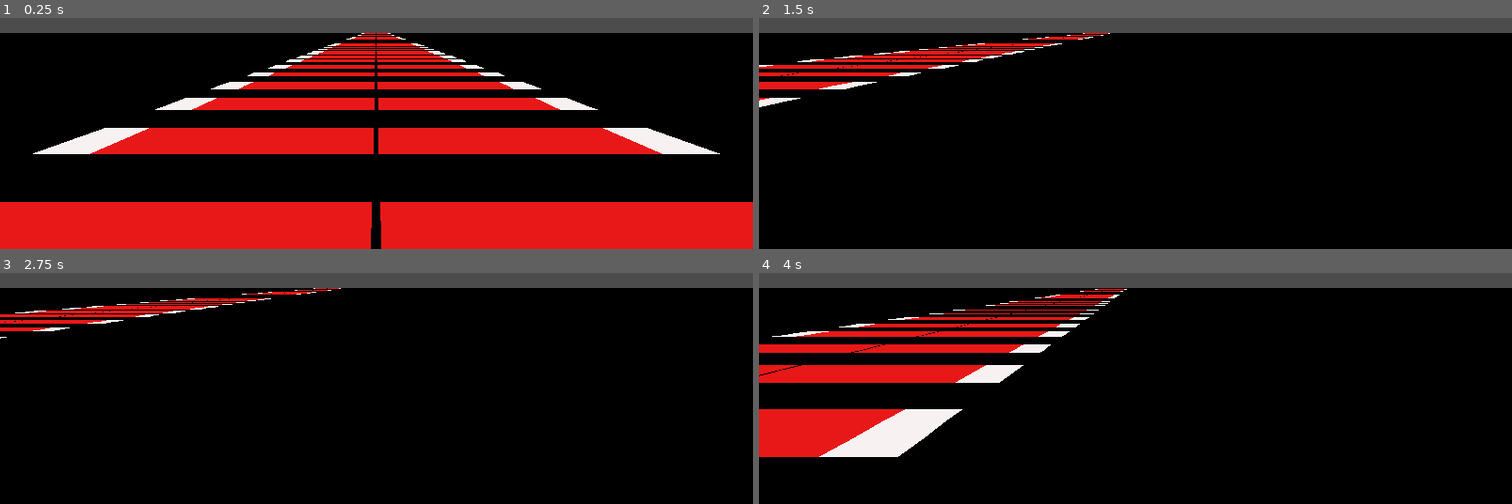
Above: before the commit, frames 1-4 (two rows, left to right).
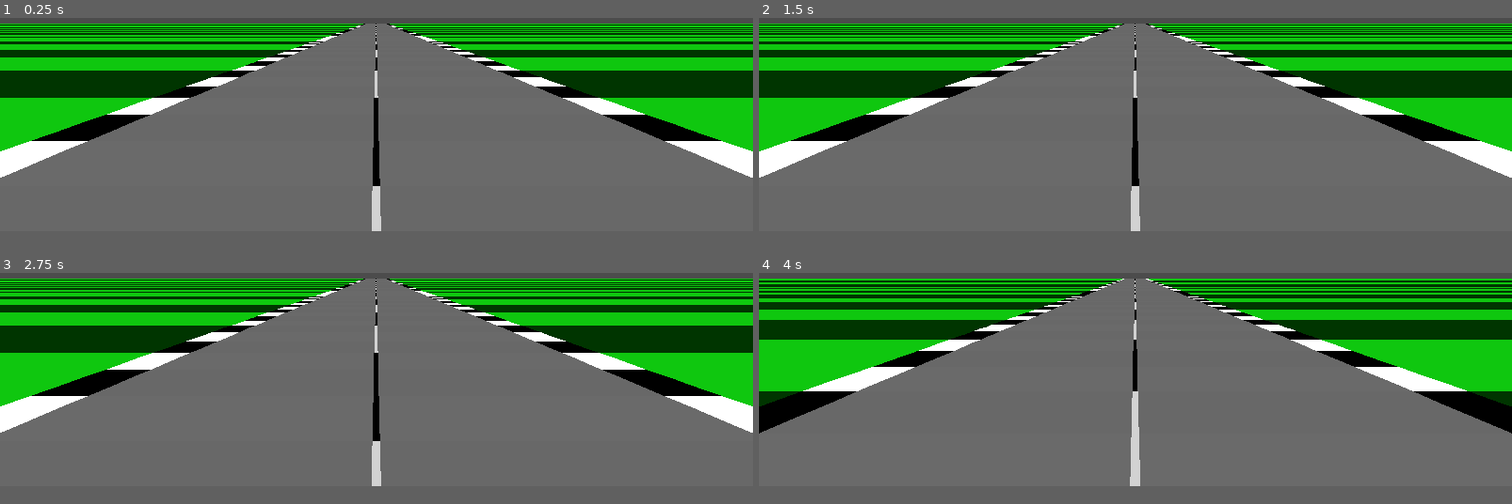
Above: after the commit, the same moments.

Repository: nelsonwenner/godot-slip-runfast
Game: Godot game, scene res://src/scenes/runway/runway.tscn
Same seed, same stepped clock (60 frames per second), same inputs: the game is played once before the commit and once after it. This scene is started directly instead of the project's main scene.
Inputs:
- Up to frame 1 (0.25 s): no input
- Up to frame 2 (1.5 s): tap Enter at 0.5 s; hold Right (ui_right) 0.53-1.28 s; hold Left (ui_left) from 1.28 s (still down)
- Up to frame 3 (2.75 s): release Left (ui_left) at 2.03 s; hold Right (ui_right) from 2.03 s (still down)
- Up to frame 4 (4 s): release Right (ui_right) at 2.78 s; hold Up (ui_up) 2.78-3.53 s; hold Left (ui_left) from 3.53 s (still down)
In our replay, the window is 800x469 before the commit and 800x450 after it. These sizes can differ from the game's own. Grey fills any space a smaller window leaves; there, only what the larger window draws over its background counts as a difference.

The runs differ from the first frame. In frame 1, 87% of the frame differs, in the area x 0-100%, y 2-100%; in frame 2, 87%; in frame 3, 87%, in the area x 0-100%, y 2-93%; in frame 4, 87%.

Commit message:
chore: applying acceleration and deceleration

Diff:
--- a/project.godot
+++ b/project.godot
@@ -21,7 +21,11 @@
 
 [display]
 
+window/size/width=1280
+window/size/height=720
 window/size/resizable=false
+window/size/test_width=1280
+window/size/test_height=720
 window/stretch/mode="2d"
 
 [rendering]
--- a/src/scenes/runway/runway.gd
+++ b/src/scenes/runway/runway.gd
@@ -1,13 +1,14 @@
 extends Node2D
 
-var WIDTH = 1024;
-var HEIGHT = 600;
+var WIDTH = 1280
+var HEIGHT = 720
 
-export var RUNWAY_LENGHT = 1600
+export var RUNWAY_LENGHT = 3200
 export var RUNWAY_WIDTH = 2000
 export var SEGMENT_LENGHT = 200
 export var CAMERA_DEPTH = 0.84
 export var DIVIDE_LINE:int
+
 export var BORDER:Color
 export var RUNWAY:Color
 export var DIVID_LINE:Color
@@ -29,9 +30,14 @@
 
 var player_x = 0
 
+var speed = 0
+
+var up_is_pressed = false
+
 
 func _ready():
 	init()
+	set_process_input(true)
 
 
 func _process(delta):
@@ -86,10 +92,23 @@
 
 
 func movements_controller_runway(index):
-	if (index > 300 && index < 700): lines[index].curve = 0.5
-	if (index > 750): lines[index].y = sin(index / 30.0) * 1500
-	if (index > 800 && index < 1200): lines[index].curve = -0.7
-	if (index > 1200): lines[index].curve = 0.2
+	if (index > 300): lines[index].curve = 0.2
+	if (index > 400): lines[index].curve = 0.3
+	if (index > 500): lines[index].curve = 0.4
+	if (index > 600): lines[index].curve = 0.5
+	if (index > 700): lines[index].curve = 0.6
+	if (index > 800): lines[index].curve = 0.7
+	if (index > 900): lines[index].curve = 0.8
+	if (index > 1500): lines[index].curve = 0.3
+
+	#if (index > 750): lines[index].curve = 0.8
+	#if (index > 800 && index < 1200): lines[index].curve = 0.6
+	#if (index > 1200): lines[index].curve = 0.9
+	#if (index > 1200 && index < 1450): lines[index].curve = 1
+	#if (index > 2000): lines[index].curve = 0.8
+	#if (index > 2000 && index < 2500): lines[index].curve = 0.5
+	#if (index > 2900 && index < 3000): lines[index].curve = -0.3
+	#if (index > 3200): lines[index].curve = -0.5
 
 
 func screen_coordinates(struture_line, cam_x, cam_y, cam_z):
@@ -114,12 +133,23 @@
 
 
 func controller_inputs():
-	if Input.is_action_pressed("ui_up"):
-		current_position += 200
-	if Input.is_action_pressed("ui_right"):
-		player_x += 200
-	if Input.is_action_pressed("ui_left"):
-		player_x -= 200
+	if up_is_pressed:
+		speed += 2
+		current_position += speed
+
+		if speed >= 400: speed = 400
+
+		if current_position == 320000:
+			current_position = 0
+
+		if Input.is_action_pressed("ui_right"):
+			player_x += 200
+		if Input.is_action_pressed("ui_left"):
+			player_x -= 200
+
+	elif speed > 5:
+		current_position += speed; speed -= 5
+		if speed < 0: current_position = 0
 
 
 func add_colors(n):
@@ -135,3 +165,10 @@
 	else:
 		NEW_DIVID_LINE = STRIPED_DIVID_LINE
 		NEW_GRAMME = STRIPED_GRAMME
+
+
+func _input(event):
+    if event.is_action_pressed("ui_up"):
+        up_is_pressed = true
+    elif event.is_action_released("ui_up"):
+        up_is_pressed = false
--- a/src/scenes/runway/runway.tscn
+++ b/src/scenes/runway/runway.tscn
@@ -4,5 +4,9 @@
 
 [node name="runway" type="Node2D"]
 script = ExtResource( 1 )
-STRIPED_RUNWAY = Color( 0.913725, 0.0980392, 0.0980392, 1 )
-STRIPED_BORDER = Color( 0.972549, 0.94902, 0.94902, 1 )
+BORDER = Color( 1, 1, 1, 1 )
+RUNWAY = Color( 0.419608, 0.419608, 0.419608, 1 )
+GRAMME = Color( 0.0627451, 0.784314, 0.0627451, 1 )
+STRIPED_RUNWAY = Color( 0.411765, 0.411765, 0.411765, 1 )
+STRIPED_DIVID_LINE = Color( 0.827451, 0.827451, 0.827451, 1 )
+STRIPED_GRAMME = Color( 0, 0.211765, 0, 1 )
